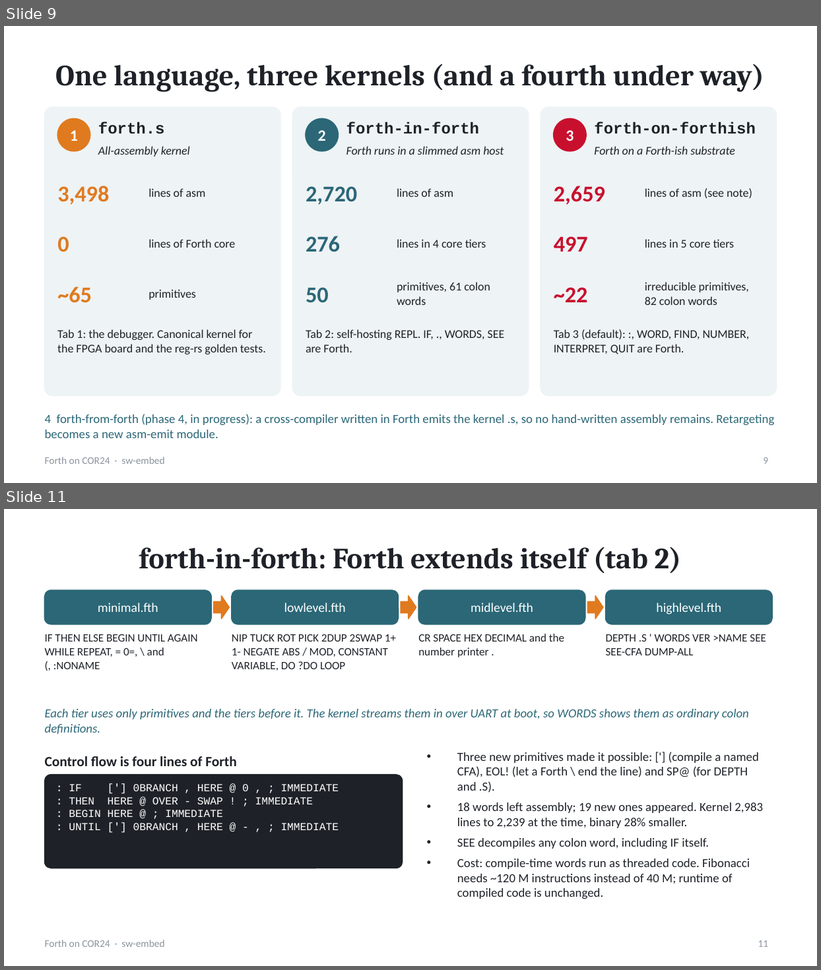
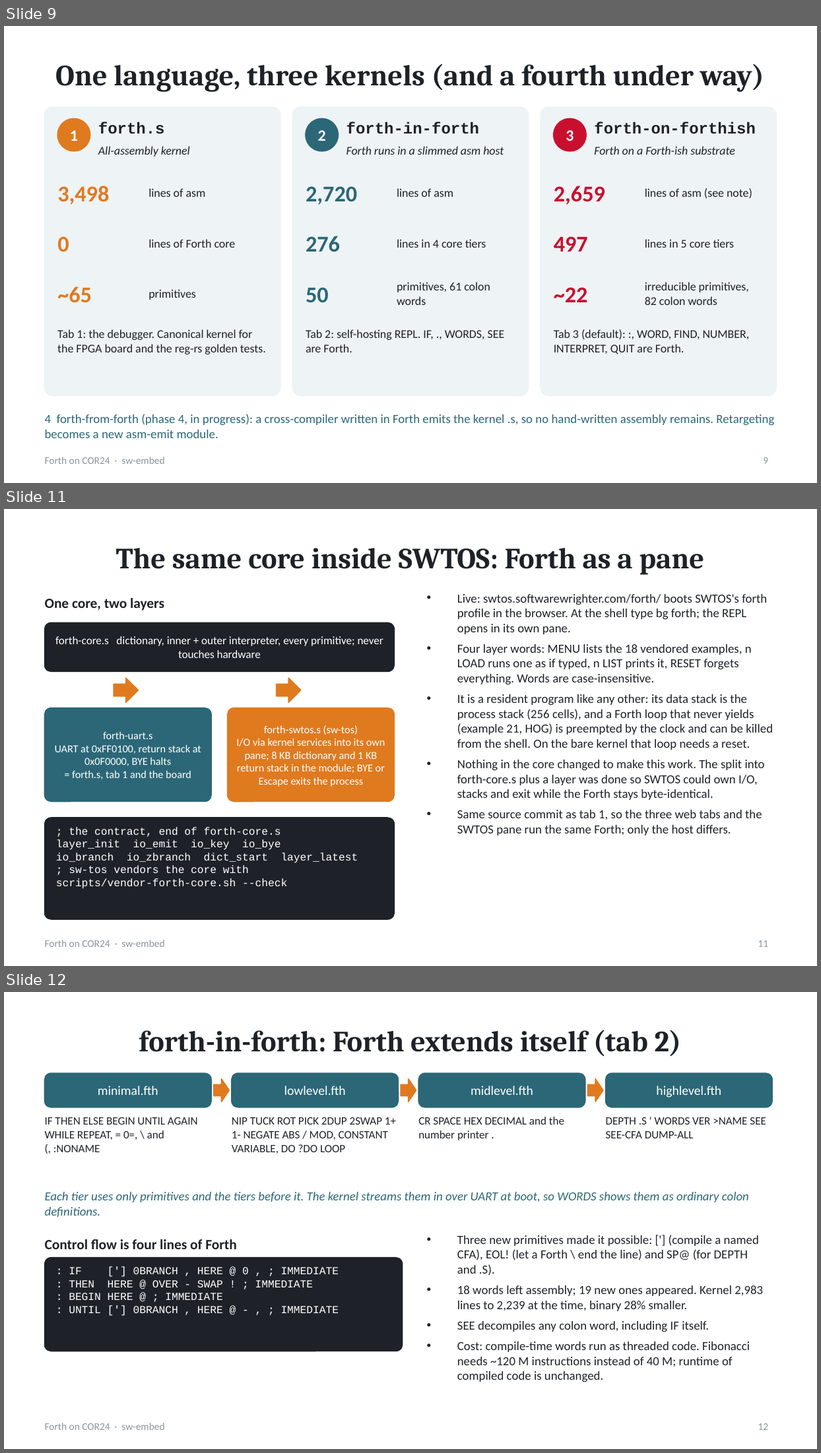
Before and after one commit to sw-embed/sw-cor24-forth, a slide deck: docs/presentation/forth-on-cor24.odp. Shown one above the other, each under a label of ours: slides 9 and 11 before the commit, slides 9, 11 and 12 after it; the slides between them are not shown. The pictures are 821x970 and 821x1453 pixels, drawn with LibreOffice and Linux fonts; fonts in the diff are those of the drawing. Boxes give left, top, right and bottom in pixels: in the first picture for what was removed or moved away, otherwise in the second. Text is boxed around its words. In the diff, an @@ line names an element or a change of style, - is before the commit and + after.

```diff
--- a/docs/presentation/forth-on-cor24.odp
+++ b/docs/presentation/forth-on-cor24.odp
@@ slide 11 added at box(4, 509, 817, 966), background #FFFFFF; not listed: 1 template element that a slide beside it also shows @@
@@ title added at box(116, 548, 705, 575), 26 pt, text #1E2228, bold @@
+The same core inside SWTOS: Forth as a pane
@@ text added at box(45, 598, 164, 611), 12.5 pt, text #1E2228, bold @@
+One core, two layers
@@ text added at box(457, 594, 773, 836), 11 pt, text #1E2228 @@
+• Live: swtos.softwarewrighter.com/forth/ boots SWTOS's forth profile in the browser. At the shell type bg forth; the REPL opens in its own pane.
+• Four layer words: MENU lists the 18 vendored examples, n LOAD runs one as if typed, n LIST prints it, RESET forgets everything. Words are case-insensitive.
+• It is a resident program like any other: its data stack is the process stack (256 cells), and a Forth loop that never yields (example 21, HOG) is preempted by the clock and can be killed from the shell. On the bare kernel that loop needs a reset.
+• Nothing in the core changed to make this work. The split into forth-core.s plus a layer was done so SWTOS could own I/O, stacks and exit while the Forth stays byte-identical.
+• Same source commit as tab 1, so the three web tabs and the SWTOS pane run the same Forth; only the host differs.
@@ rounded rectangle added at box(45, 623, 394, 671), fill #1E2228, outline #1E2228 0.99 pt @@
@@ text added at box(55, 636, 384, 658), 10 pt, text #FFFFFF @@
+forth-core.s dictionary, inner + outer interpreter, every primitive; never touches hardware
@@ right arrow added at box(114, 678, 138, 702), fill #E07A1F, outline #E07A1F 0.99 pt @@
@@ right arrow added at box(277, 678, 301, 702), fill #E07A1F, outline #E07A1F 0.99 pt @@
@@ rounded rectangle added at box(45, 708, 211, 802), fill #2B6777, outline #2B6777 0.99 pt @@
@@ rounded rectangle added at box(228, 708, 394, 802), fill #E07A1F, outline #E07A1F 0.99 pt @@
@@ text added at box(236, 725, 385, 787), 9.5 pt, text #FFFFFF @@
+forth-swtos.s (sw-tos)
+I/O via kernel services into its own pane; 8 KB dictionary and 1 KB return stack in the module; BYE or Escape exits the process
@@ text added at box(55, 731, 201, 780), 9.5 pt, text #FFFFFF @@
+forth-uart.s
+UART at 0xFF0100, return stack at 0x0F0000, BYE halts
+= forth.s, tab 1 and the board
@@ rounded rectangle added at box(45, 818, 394, 920), fill #1E2228, outline #1E2228 0.99 pt @@
@@ text added at box(56, 827, 358, 889), 9.5 pt, text #FFFFFF @@
+; the contract, end of forth-core.s
+layer_init io_emit io_key io_bye
+io_branch io_zbranch dict_start layer_latest
+; sw-tos vendors the core with
+scripts/vendor-forth-core.sh --check
@@ page number added at box(758, 941, 769, 947), 9 pt, text #8A949E @@
+11
@@ what was slide 11 is now slide 12 @@
@@ page number at box(758, 1424, 769, 1430): text changed @@
-11
+12
```
Also in this commit, not shown: 3 slides changed, 2 other files.
